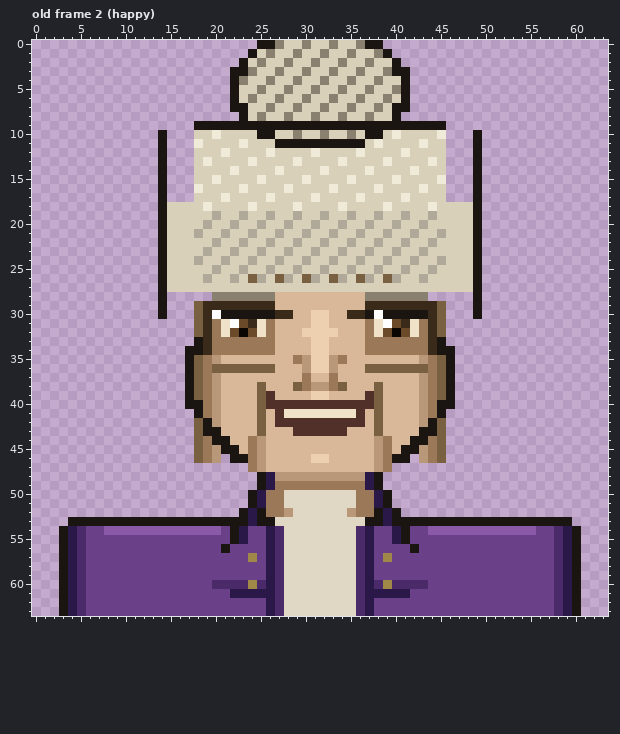
A pixel-art file gets an edit: public/sprites/agents/yuki_tanaka_portraits.aseprite. Above: the version before the commit.
64x64 pixels, 5 frames. Colours within 5 levels of each other are drawn and written as one. Shown: old frame 2 (happy).
Once edited:
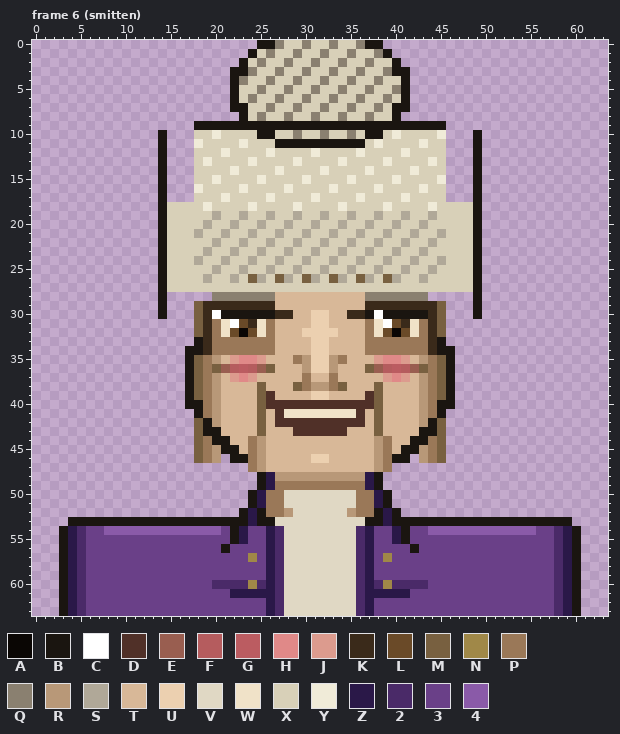
Palette (. is transparent): A #0a0604  B #1a1510  C #ffffff  D #503028  E #995e50  F #b55c5e  G #bb5c61  H #e08988  J #dc9b8e  K #3a2a1a  L #6a4a28  M #786040  N #a08848  P #9a7858  Q #8a8070  R #b89878  S #b0a898  T #d8b898  U #ecd0b0  V #e0d8c4  W #f0e2c8  X #d8d0b8  Y #f0ebd8  Z #2a1848  2 #4a2a68  3 #6a4088  4 #8a5aa8
A new or re-ordered frame is compared with the old frame closest to it.
The edit:
frames 5 -> 6
--- frame 6 (smitten) is new; against old frame 2 (happy)
@@ x 19..44 @@
 34 KPPPPPPPTTTTUUTTTTPPPPPPPK
-35 PRTTTTTTTTPRUURPTTTTTTTTRP
-36 PMMMMMMMTTTRUURTTTMMMMMMMP
-37 PRTTTTTTTTTPTTPTTTTTTTTTRP
+35 PRTJHHJTTTPRUURPTTTJHHJTRP
+36 PMEFGFEMTTTRUURTTTMEFGFEMP
+37 PRTJHJTTTTTPTTPTTTTTJHJTRP
 38 PRTTTTMTTTMPRRPMTTTMTTTTRP
Pixel boxes of the changes (left, top, right, bottom) in both pictures:
changed: (221, 355, 266, 382)
changed: (374, 355, 419, 382)
